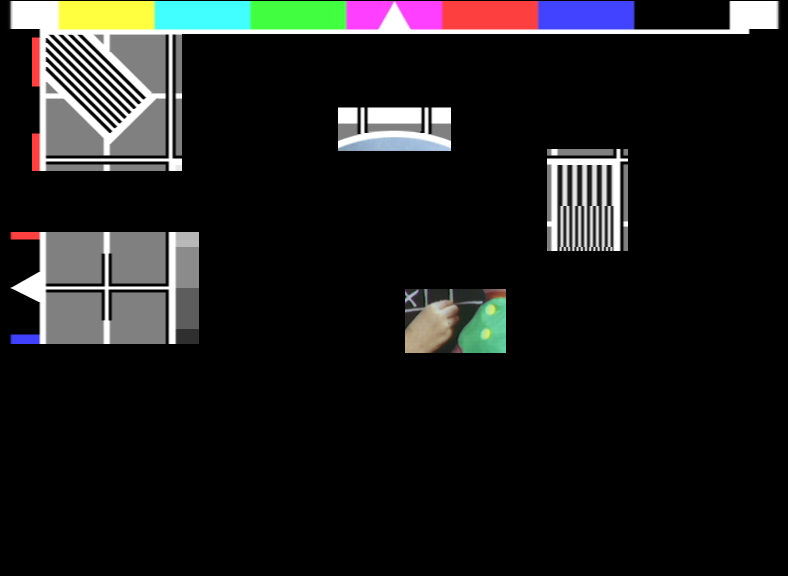
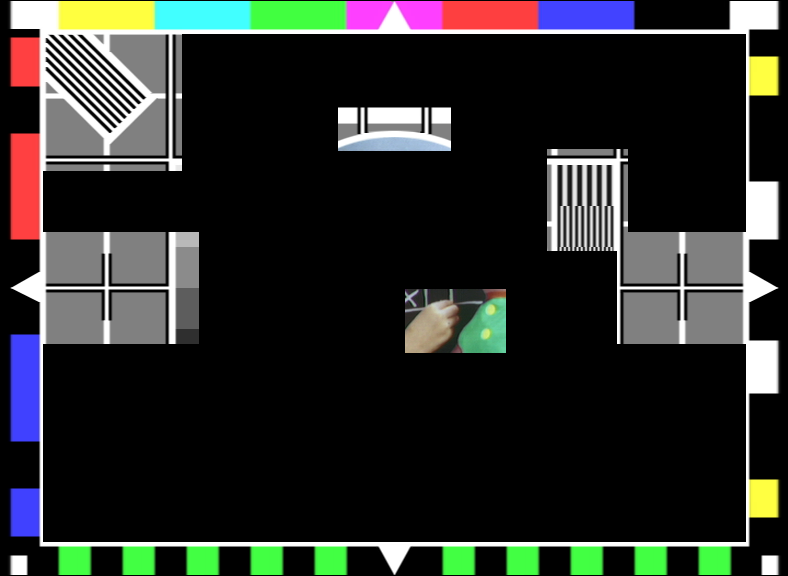
Comparing the layer stacks of the two (788, 576) images. Changes:
showed "TCFdigital" over <box>7,37,628,353</box>
painted on "TCFdigital copy" over <box>7,29,782,575</box>
